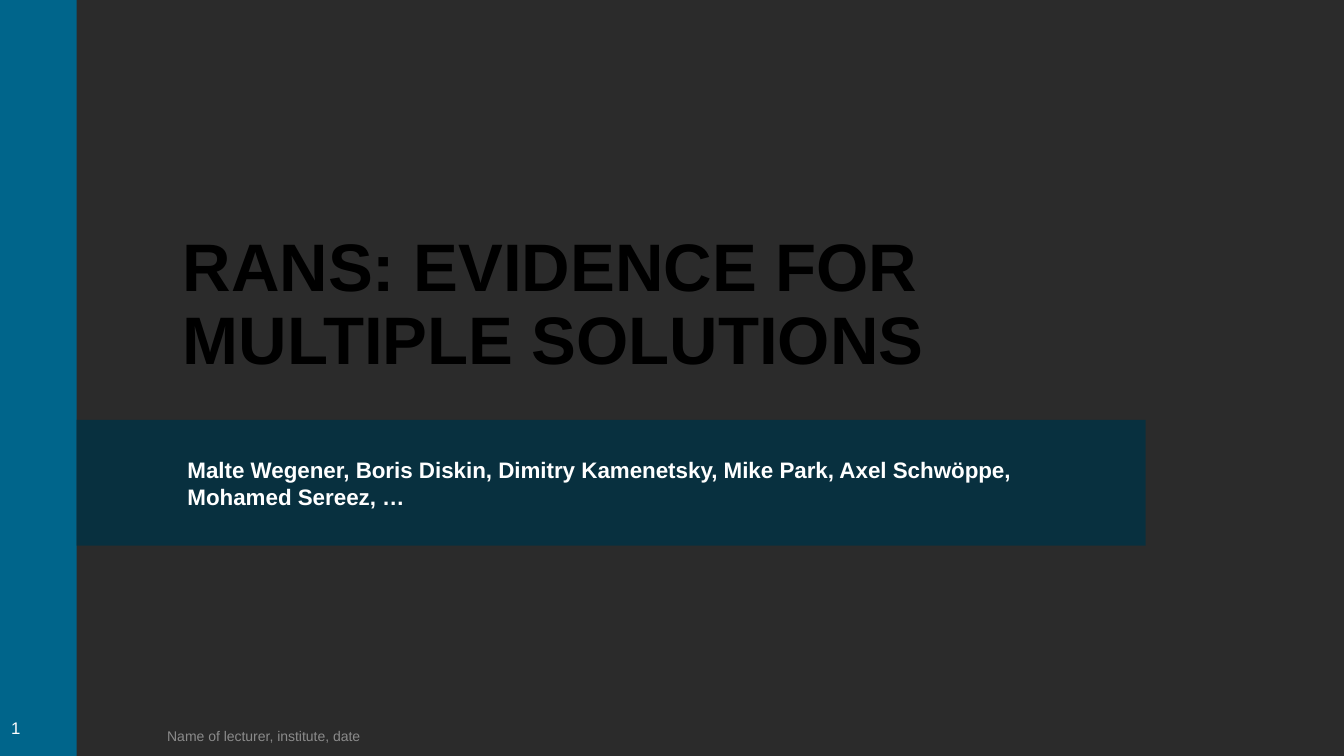
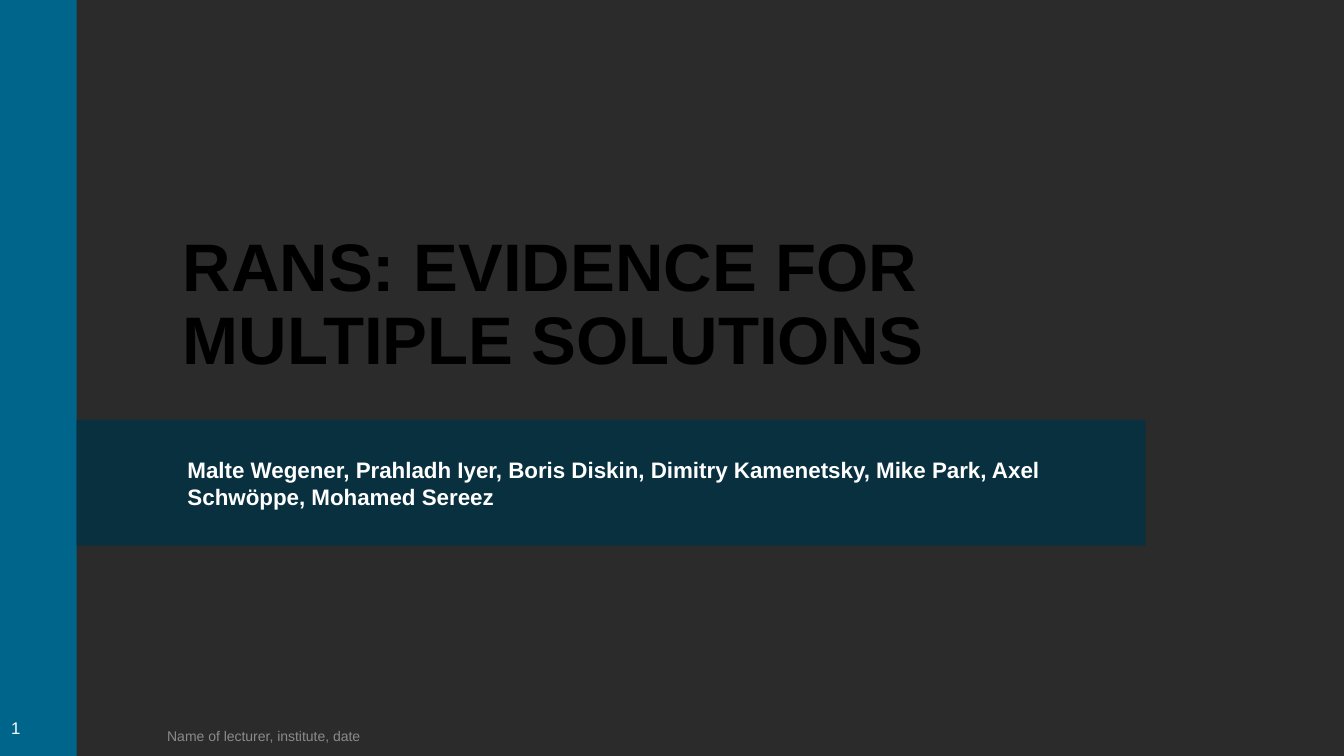
Before and after one commit to HiLiftPW-Committee/HLPW6-RANS-MULTI-SOLN, a slide deck: slide 1 of Vision.pptx. Drawn at 1344x756 pixels with LibreOffice and Linux fonts; fonts in the diff are those of the drawing; background and template pictures are left out; a plain dark background stands for a picture behind light text. Boxes give left, top, right and bottom in pixels: in the first picture for what was removed or moved away, otherwise in the second. Text is boxed around its words. In the diff, an @@ line names an element or a change of style, - is before the commit and + after.

```diff
--- a/Vision.pptx
+++ b/Vision.pptx
@@ subtitle at box(187, 461, 1039, 510): text changed @@
-Malte Wegener, Boris Diskin, Dimitry Kamenetsky, Mike Park, Axel Schwöppe, Mohamed Sereez, …
+Malte Wegener, Prahladh Iyer, Boris Diskin, Dimitry Kamenetsky, Mike Park, Axel Schwöppe, Mohamed Sereez
```
Also in this commit, not shown: 3 other slides changed, 1 slide added.
